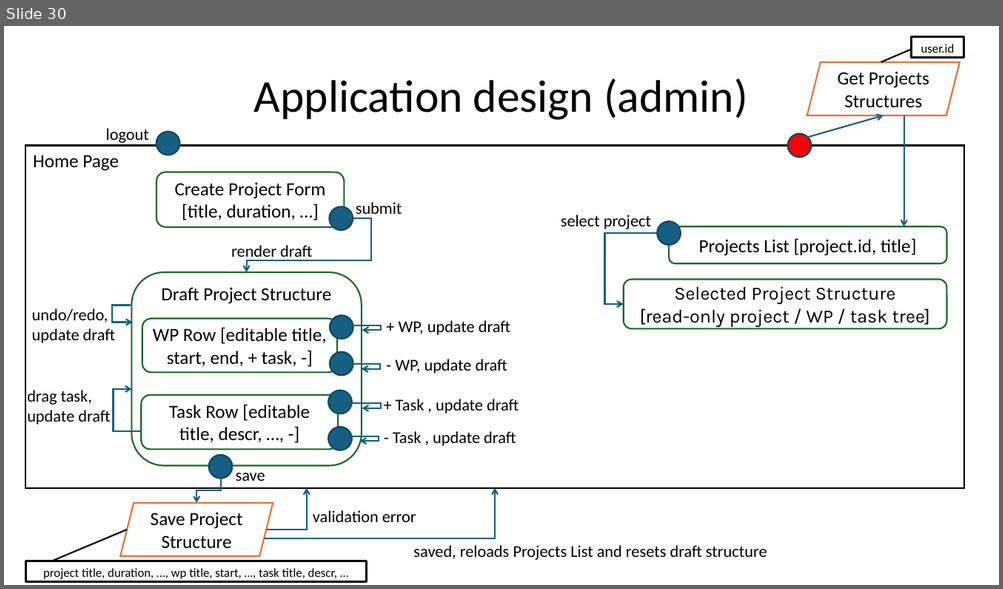
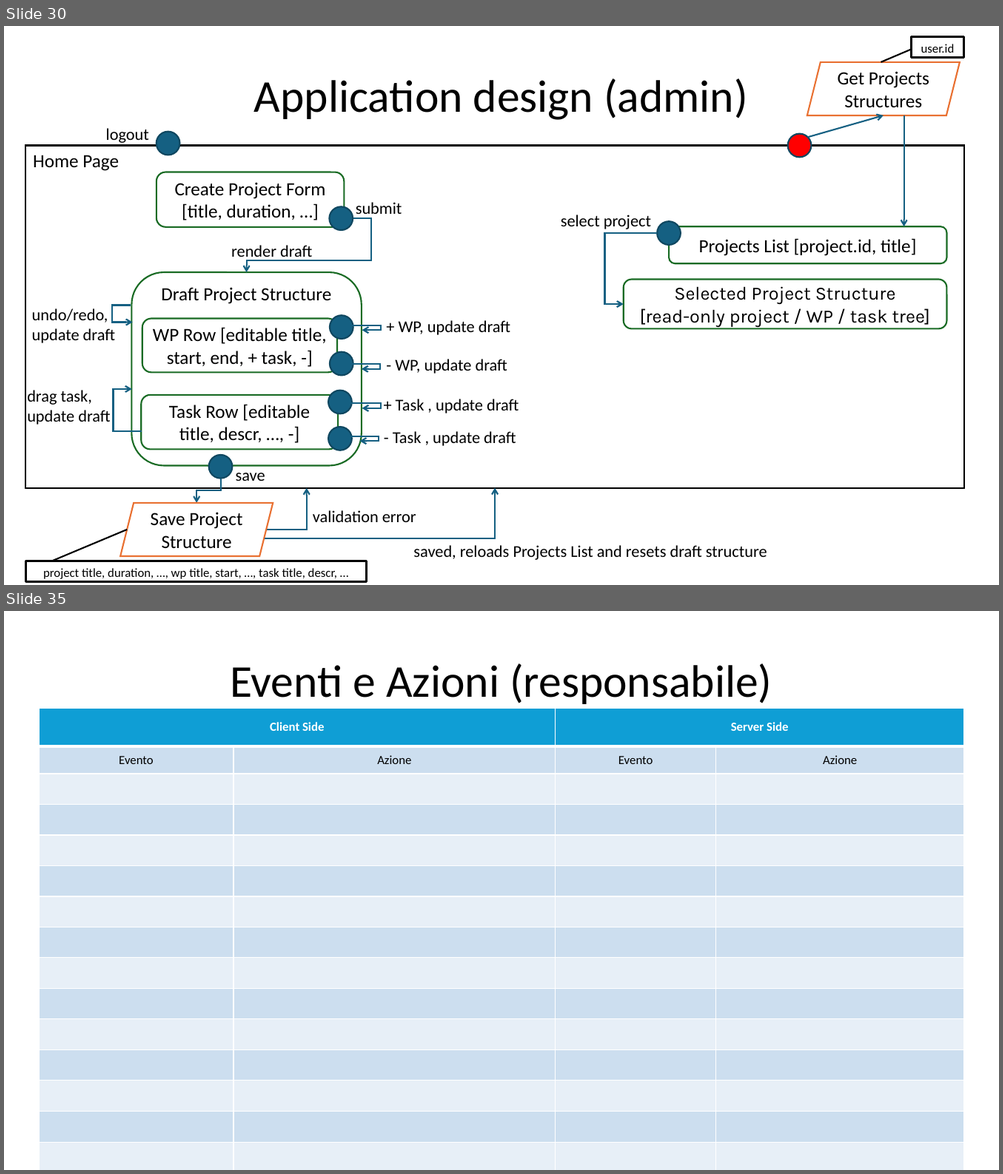
Before and after one commit to gilbertobrambilla/tiw-2026-html, a slide deck: docs/TIW_documentazione.pptx. Shown one above the other, each under a label of ours: slide 30 before the commit, slides 30 and 35 after it; the slides between them are not shown. The pictures are 1003x589 and 1003x1174 pixels, drawn with LibreOffice and Linux fonts; fonts in the diff are those of the drawing. Boxes give left, top, right and bottom in pixels: in the first picture for what was removed or moved away, otherwise in the second. Text is boxed around its words. In the diff, an @@ line names an element or a change of style, - is before the commit and + after.

```diff
--- a/docs/TIW_documentazione.pptx
+++ b/docs/TIW_documentazione.pptx
@@ slide 35 added at (4, 611, 999, 1170), background #FFFFFF @@
@@ text added at (230, 664, 772, 704), 44 pt, text #000000 @@
+Eventi e Azioni (responsabile)
@@ table added at (39, 708, 964, 1170), 15 rows, 4 columns @@
+Client Side |  | Server Side | 
+Evento | Azione | Evento | Azione
+ |  |  | 
+ |  |  | 
+ |  |  | 
+ |  |  | 
+ |  |  | 
+ |  |  | 
+ |  |  | 
+ |  |  | 
+ |  |  | 
+ |  |  | 
+ |  |  | 
+ |  |  | 
+ |  |  | 
```
Also in this commit, not shown: 2 slides changed, 3 other slides added, 2 slides removed.
